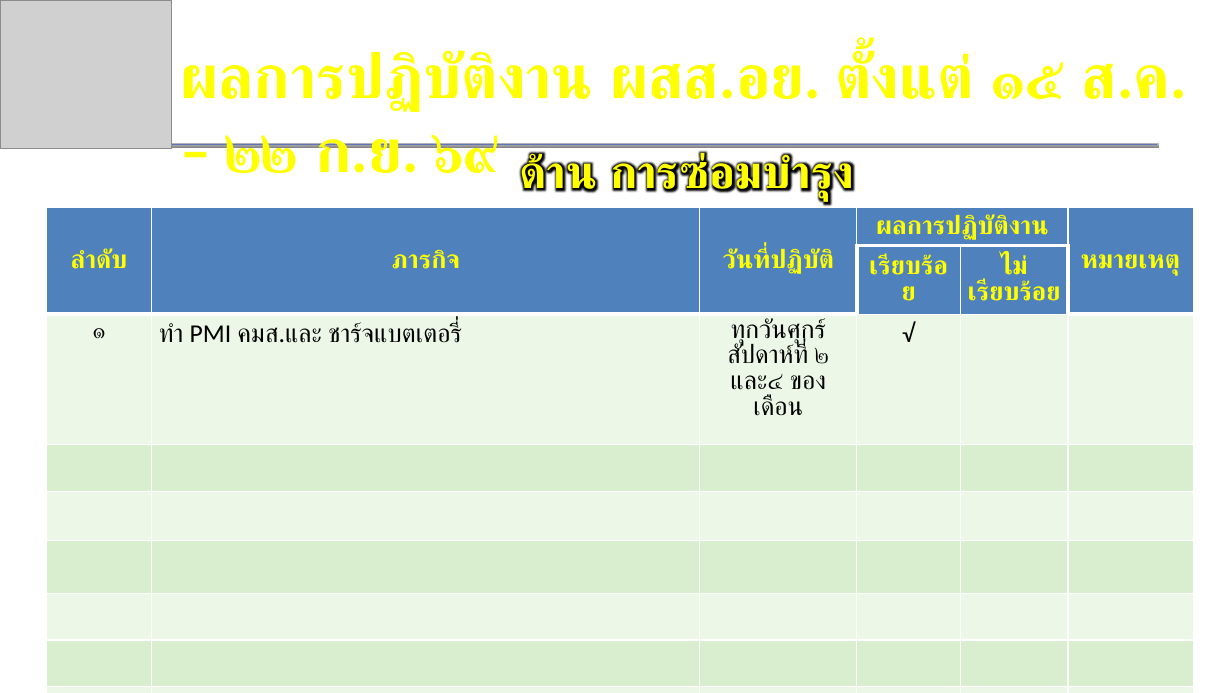
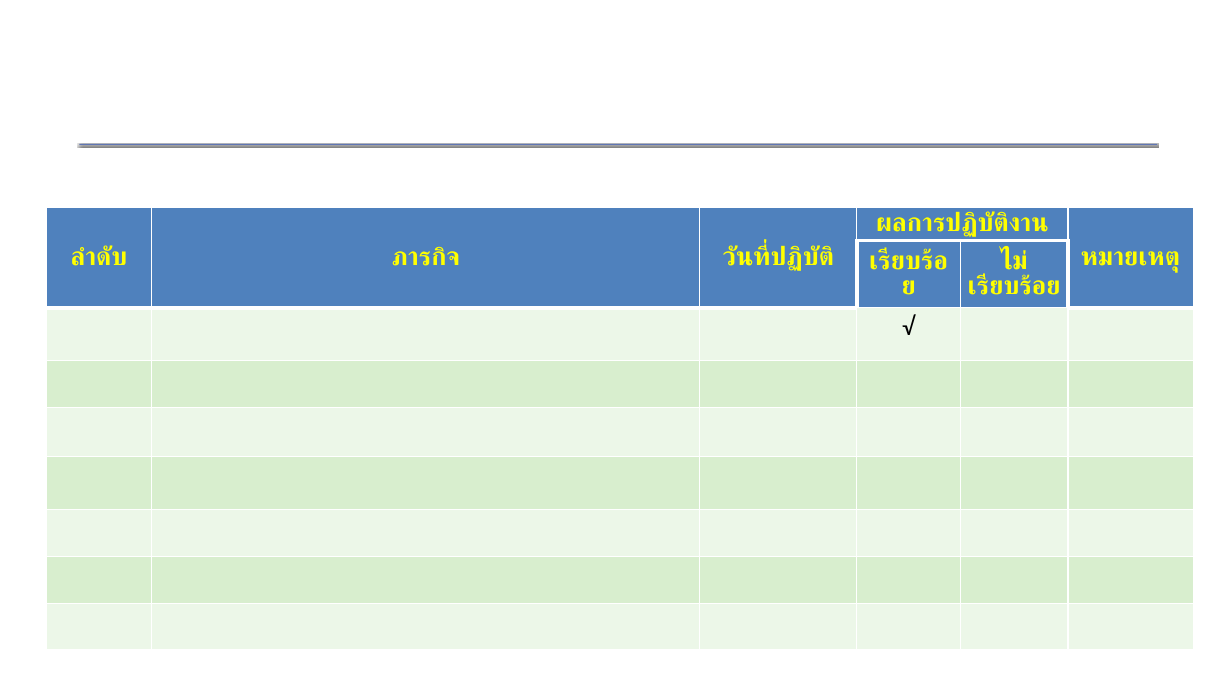
Before and after one commit to Dev-fluke/jobcomm, a slide deck: slide 1 of server/templates/temppt.pptx (slide 5 before the commit). Drawn at 1232x693 pixels with LibreOffice and Linux fonts; fonts in the diff are those of the drawing; grey boxes stand for pictures. Boxes give left, top, right and bottom in pixels: in the first picture for what was removed or moved away, otherwise in the second. Text is boxed around its words. In the diff, an @@ line names an element or a change of style, - is before the commit and + after.

```diff
--- a/server/templates/temppt.pptx
+++ b/server/templates/temppt.pptx
@@ picture removed at [0,0,172,149] @@
@@ text removed at [181,50,1187,173] @@
-ผลการปฏิบัติงาน ผสส.อย. ตั้งแต่ ๑๕ ส.ค. – ๒๒ ก.ย. ๖๙
@@ text removed at [519,152,854,201] @@
-ด้าน การซ่อมบำรุง
@@ table at [46,208,1193,654] @@
-row 3: ๑ | ทำ PMI คมส.และ ชาร์จแบตเตอรี่ | ทุกวันศุกร์สัปดาห์ที่ ๒ และ๔ ของเดือน | √ |  | 
+row 3:  |  |  | √ |  | 
```
Also in this commit, not shown: 13 slides removed, 1 other file.
